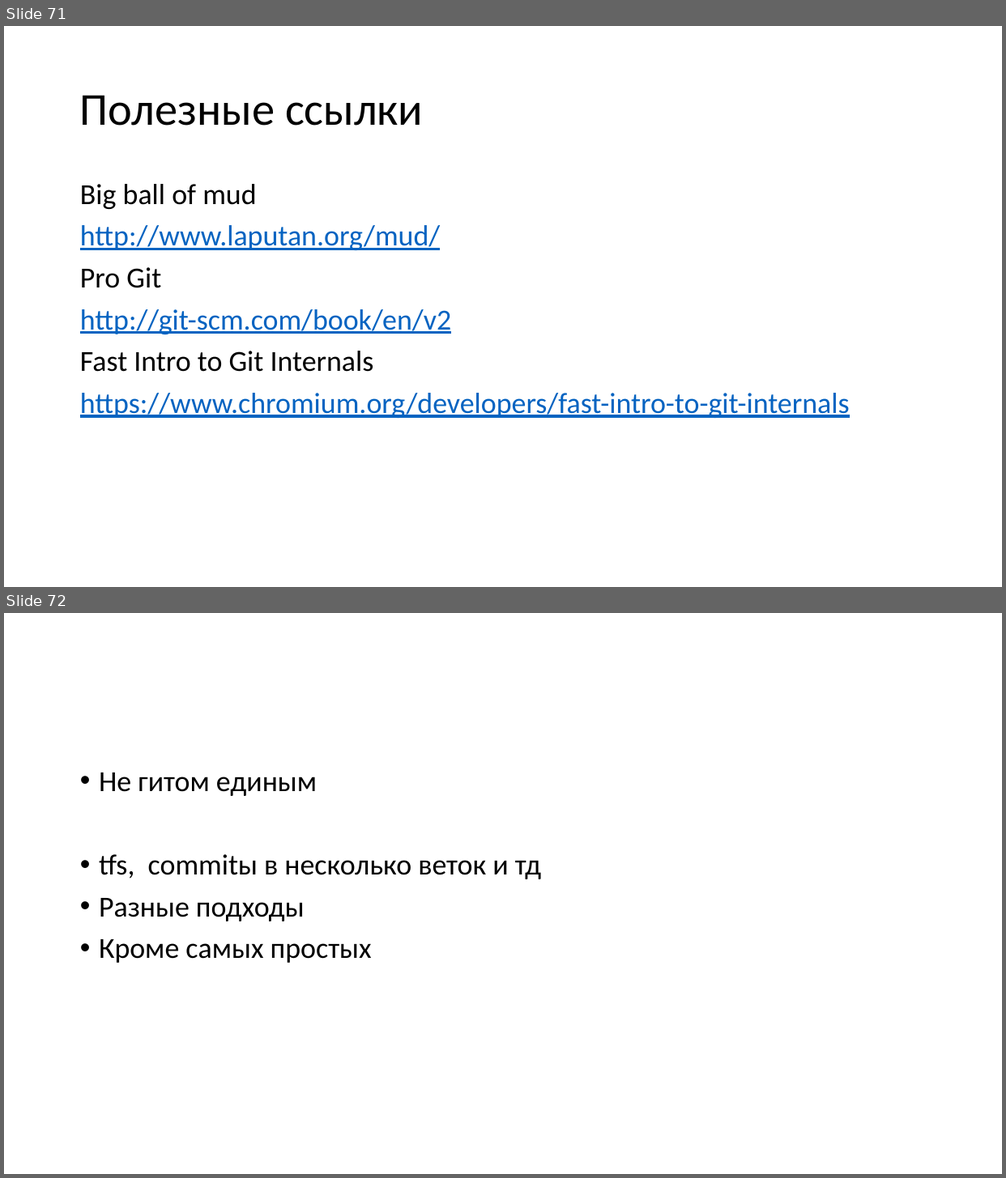
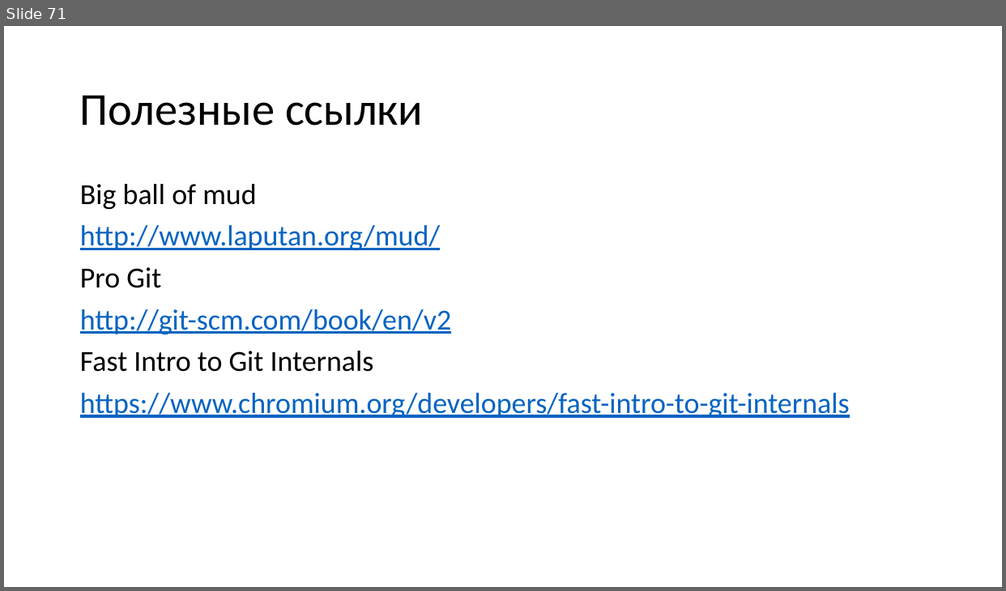
Before and after one commit to dzmitry-varabei/front-end-course, a slide deck: git-commit-code-review/Presentation1.pptx. Shown one above the other, each under a label of ours: slides 71 and 72 before the commit, slide 71 after it. The pictures are 1006x1178 and 1006x591 pixels, drawn with LibreOffice and Linux fonts; fonts in the diff are those of the drawing. Boxes give left, top, right and bottom in pixels: in the first picture for what was removed or moved away, otherwise in the second. Text is boxed around its words. In the diff, an @@ line names an element or a change of style, - is before the commit and + after.

```diff
--- a/git-commit-code-review/Presentation1.pptx
+++ b/git-commit-code-review/Presentation1.pptx
@@ slide 72 removed at bbox=[4, 613, 1002, 1174], background #FFFFFF @@
@@ text removed at bbox=[99, 773, 541, 963] @@
-• Не гитом единым
-• tfs, commitы в несколько веток и тд
-• Разные подходы
-• Кроме самых простых
```
Also in this commit, not shown: 3 slides changed, 2 slides added, 1 other file.
